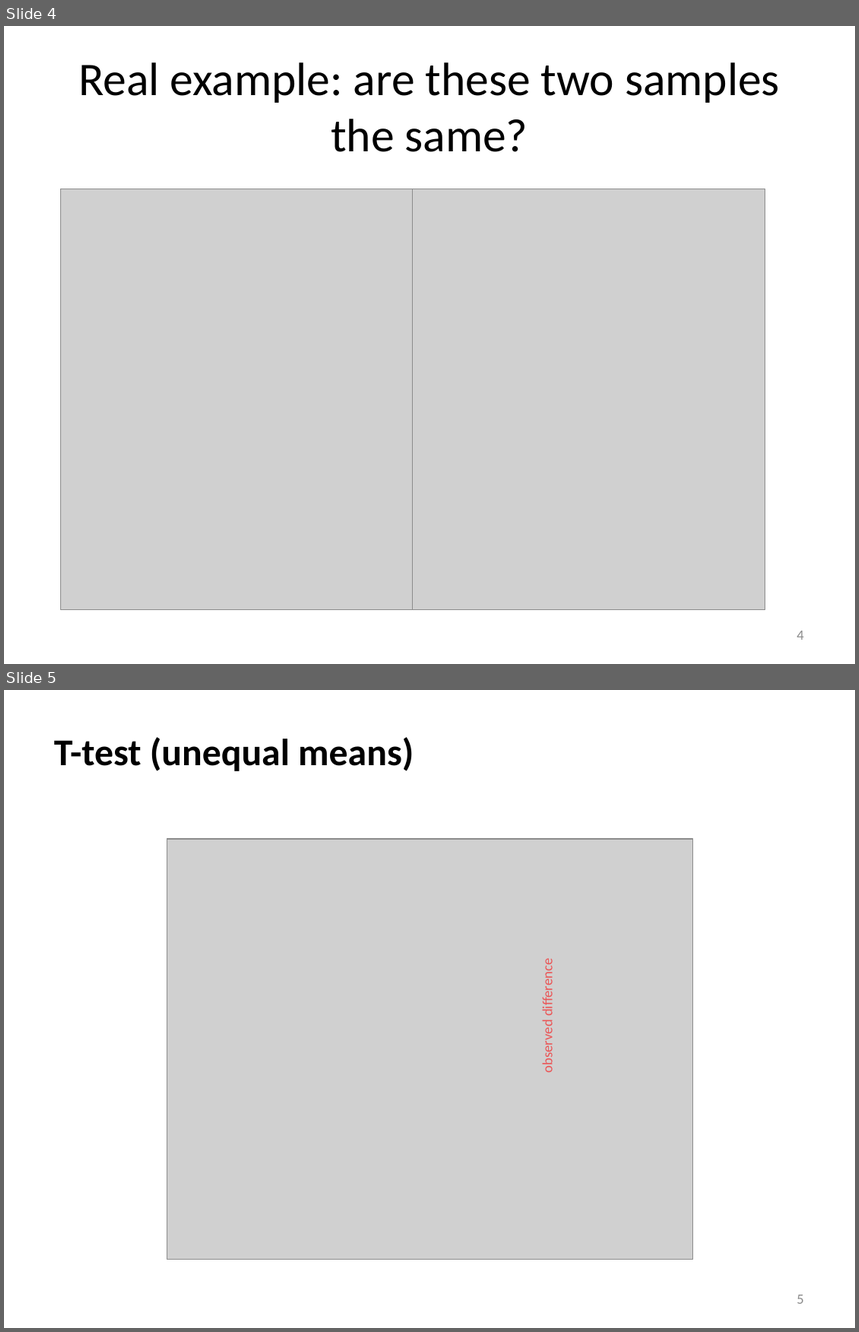
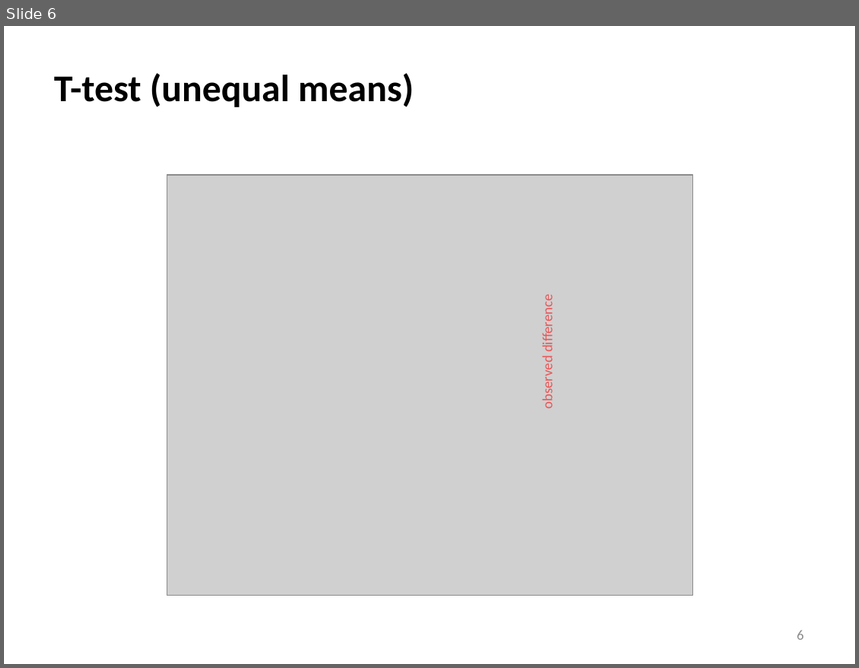
Before and after one commit to meekrob/stats_workshop_2020, a slide deck: adeline/Adeline_TOST_edit.pptx. Shown one above the other, each under a label of ours: slides 4 and 5 before the commit, slide 6 after it. The pictures are 859x1332 and 859x668 pixels, drawn with LibreOffice and Linux fonts; fonts in the diff are those of the drawing; grey boxes stand for pictures. Boxes give left, top, right and bottom in pixels: in the first picture for what was removed or moved away, otherwise in the second. Text is boxed around its words. In the diff, an @@ line names an element or a change of style, - is before the commit and + after.

```diff
--- a/adeline/Adeline_TOST_edit.pptx
+++ b/adeline/Adeline_TOST_edit.pptx
@@ slide 4 removed at (4,26,855,664), background #FFFFFF @@
@@ title removed at (78,62,780,152) @@
-Real example: are these two samples the same?
@@ picture removed at (61,189,414,610) @@
@@ picture removed at (413,189,765,610) @@
@@ page number removed at (797,631,804,640) @@
-4
@@ what was slide 5 is now slide 6 @@
@@ page number at (797,630,804,640): text changed @@
-5
+6
```
Also in this commit, not shown: 7 slides changed, 3 slides added, 1 other slide removed.
